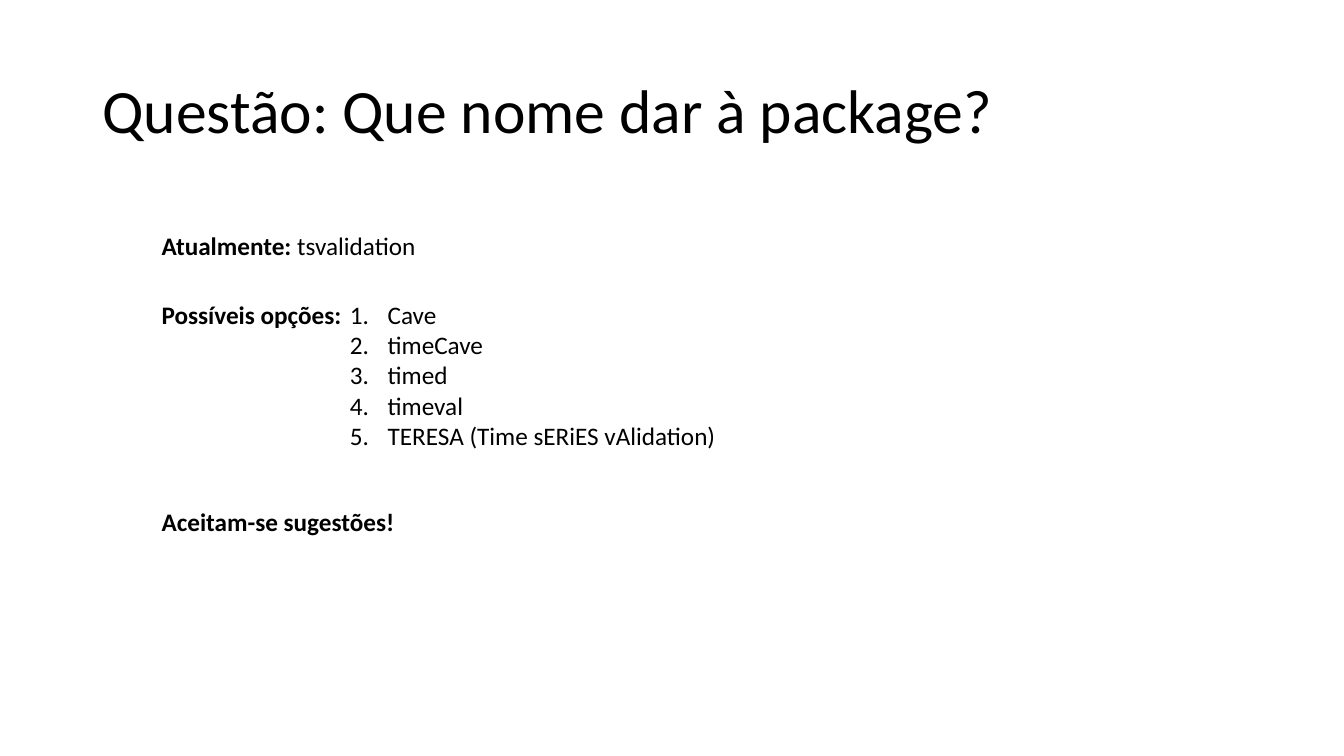
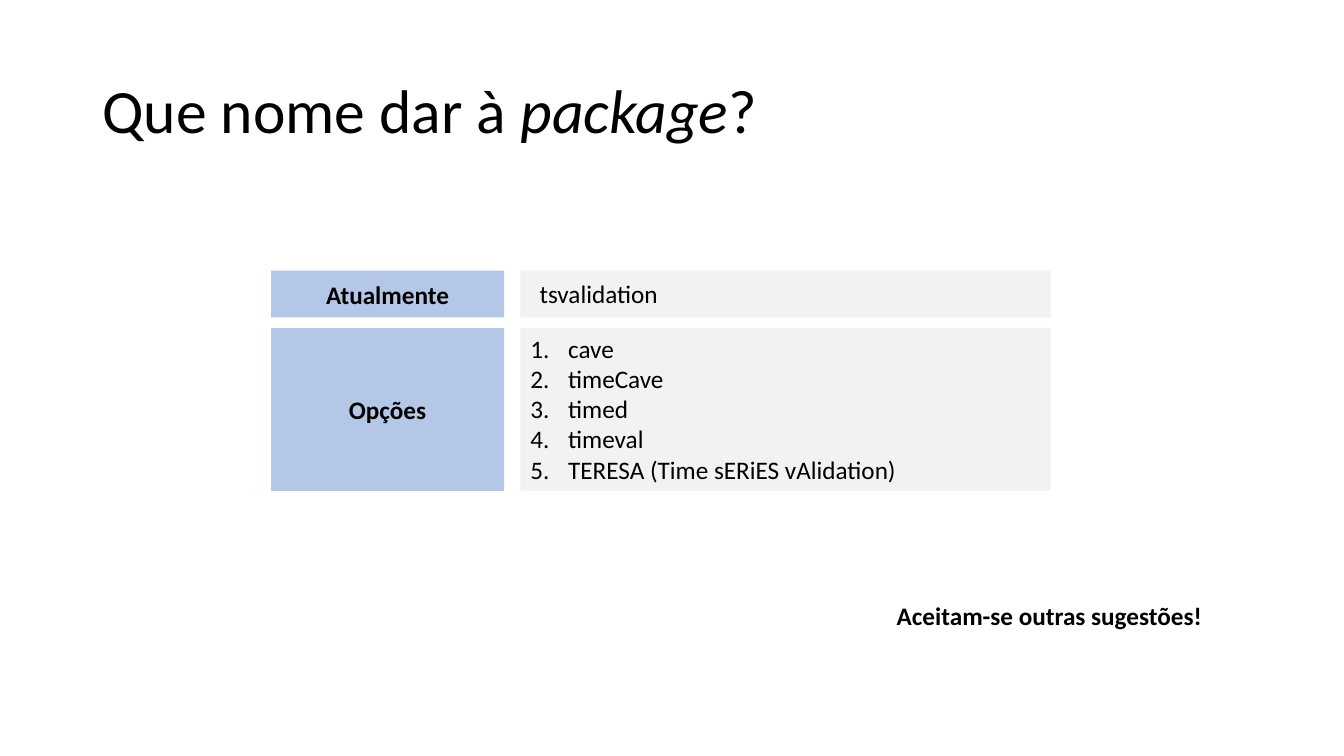
Before and after one commit to MiguelLoureiro98/timecave, a slide deck: slide 31 of papers/.ppt/cvtimeseries.pptx (slide 29 before the commit). Drawn at 1344x756 pixels with LibreOffice and Linux fonts; fonts in the diff are those of the drawing. Boxes give left, top, right and bottom in pixels: in the first picture for what was removed or moved away, otherwise in the second. Text is boxed around its words. In the diff, an @@ line names an element or a change of style, - is before the commit and + after.

```diff
--- a/papers/.ppt/cvtimeseries.pptx
+++ b/papers/.ppt/cvtimeseries.pptx
@@ title at (102,90,757,144): text changed @@
-Questão: Que nome dar à package?
+Que nome dar à package?
@@ rectangle added at (271,271,504,318), fill #B4C7E7, 18 pt, text #000000, bold @@
+Atualmente
@@ rectangle added at (520,271,1051,318), fill #F2F2F2 @@
@@ text at (540,285,658,303): text changed @@
-Atualmente: tsvalidation
+tsvalidation
@@ text removed at (162,306,342,329) @@
-Possíveis opções:
@@ rectangle added at (271,329,504,492), fill #B4C7E7, 18 pt, text #000000, bold @@
+Opções
@@ text "cave": place and size @@
-text "cave" at (388,307,715,449)
+text "cave" at (568,345,896,483)
@@ rectangle added at (520,328,1051,491), fill #F2F2F2 @@
@@ text at (568,345,614,358): text changed @@
-1. Cave
+1. cave
@@ text at (897,607,1202,630): text changed @@
-Aceitam-se sugestões!
+Aceitam-se outras sugestões!
```
Also in this commit, not shown: 20 other slides changed, 2 slides added, 1 other file.
